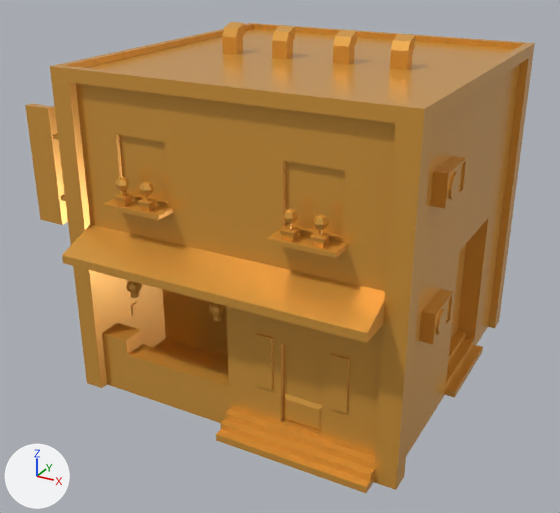
The glTF model public/models/building-shop-china.glb, before and after one commit.
The view is the same before and after, from a 50 mm lens placed at (8.3, -16.66, 10.96), pointed at (-0.52, -0.63, 2.95). Lighting does not change. The marker at lower left points along +X, +Y and +Z. Where no turn or scale is listed for an object, it has been applied to the vertices.

In view in the first picture: 'building-shop-china'.
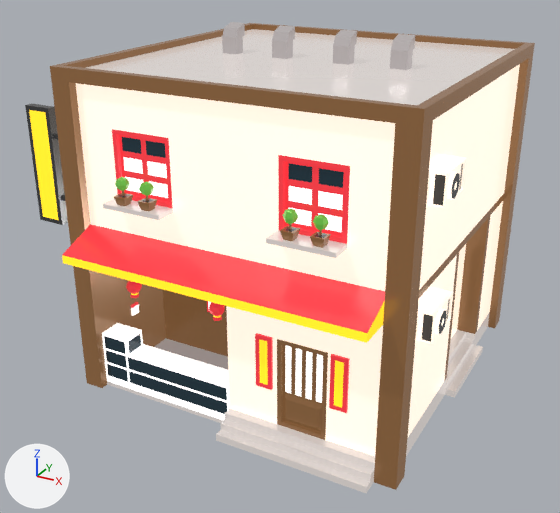
Diff of the bpy script that builds the scene:
```diff
--- a/public/models/building-shop-china.glb.py
+++ b/public/models/building-shop-china.glb.py
@@ img_base @@
+img_base = load_image('base', '_unpacked/base', 1024, 1024, 'sRGB')
@@ mat_lowpoly_colors_001 @@
+mat_lowpoly_colors_001 = bpy.data.materials.new('LOWPOLY-COLORS.001')
+# uses the picture img_base
@@ me_building_shop_china @@
 me_building_shop_china.from_pydata(...)  # 1363 vertices, 2526 faces; spans x -5.3..4.35, y -5.0..5.11, z 0.0..8.55
-me_building_shop_china.materials.append(mat_lowpoly_colors)
+me_building_shop_china.materials.append(mat_lowpoly_colors_001)
```

Location of each change, (x1, y1, x2, y2) in pixels of the pictures (560 x 513 px):
'building-shop-china', recoloured: (25, 22, 535, 493) in both
